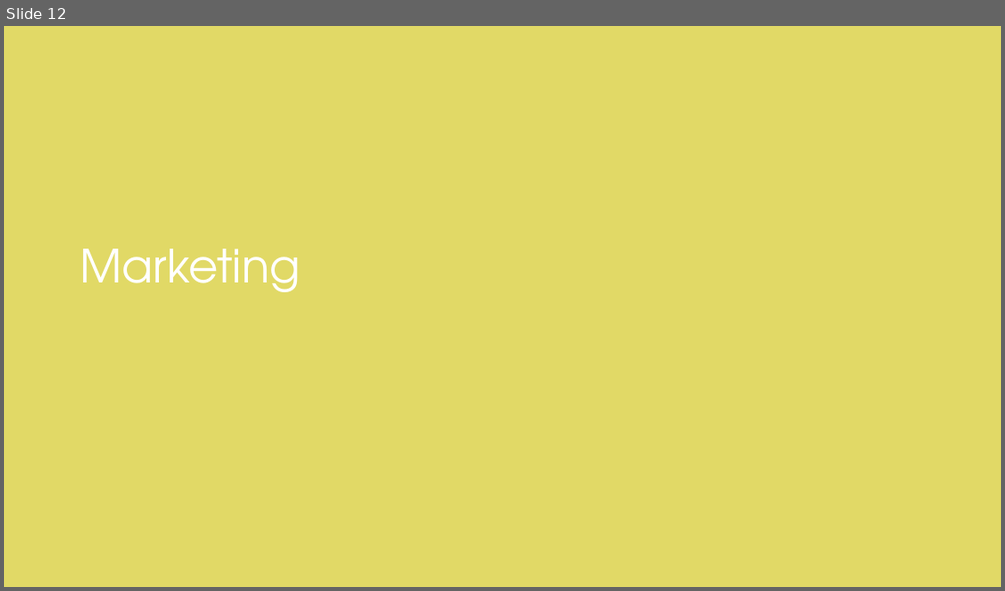
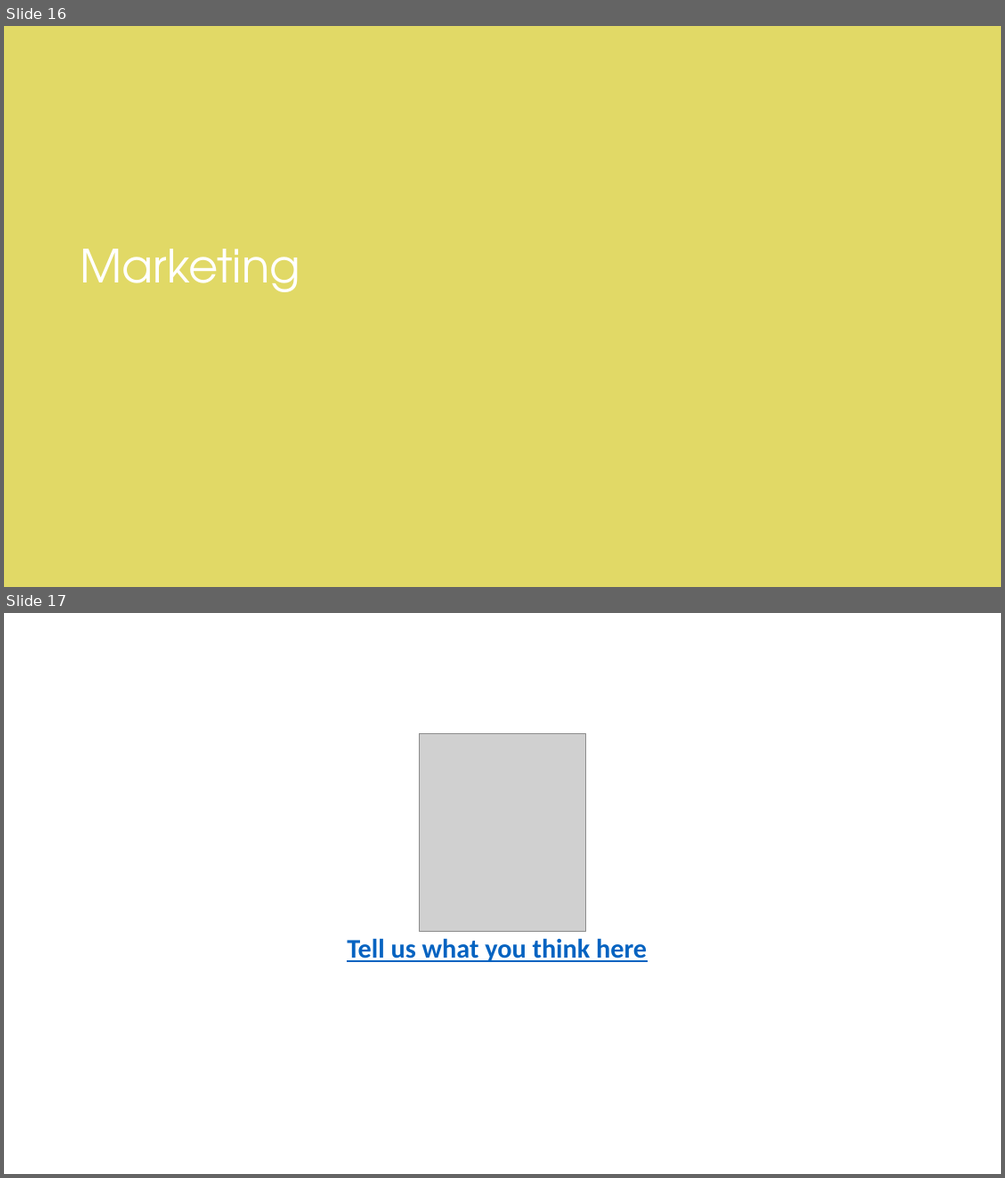
Before and after one commit to hachyEgg/Hachy-docs, a slide deck: 1.Hachy-Onboarding.pptx. Shown one above the other, each under a label of ours: slide 12 before the commit, slides 16 and 17 after it. The pictures are 1005x591 and 1005x1178 pixels, drawn with LibreOffice and Linux fonts; fonts in the diff are those of the drawing; grey boxes stand for pictures. Boxes give left, top, right and bottom in pixels: in the first picture for what was removed or moved away, otherwise in the second. Text is boxed around its words. In the diff, an @@ line names an element or a change of style, - is before the commit and + after.

```diff
--- a/1.Hachy-Onboarding.pptx
+++ b/1.Hachy-Onboarding.pptx
@@ slide 17 added at [4, 613, 1001, 1174], background #FFFFFF @@
@@ picture added at [420, 733, 586, 932] @@
@@ text added at [347, 938, 647, 962], 25.9 pt, text #0563C1, bold, underline @@
+Tell us what you think here
@@ what was slide 12 is now slide 16 @@
```
Also in this commit, not shown: 5 slides changed, 4 other slides added, 1 slide removed.
